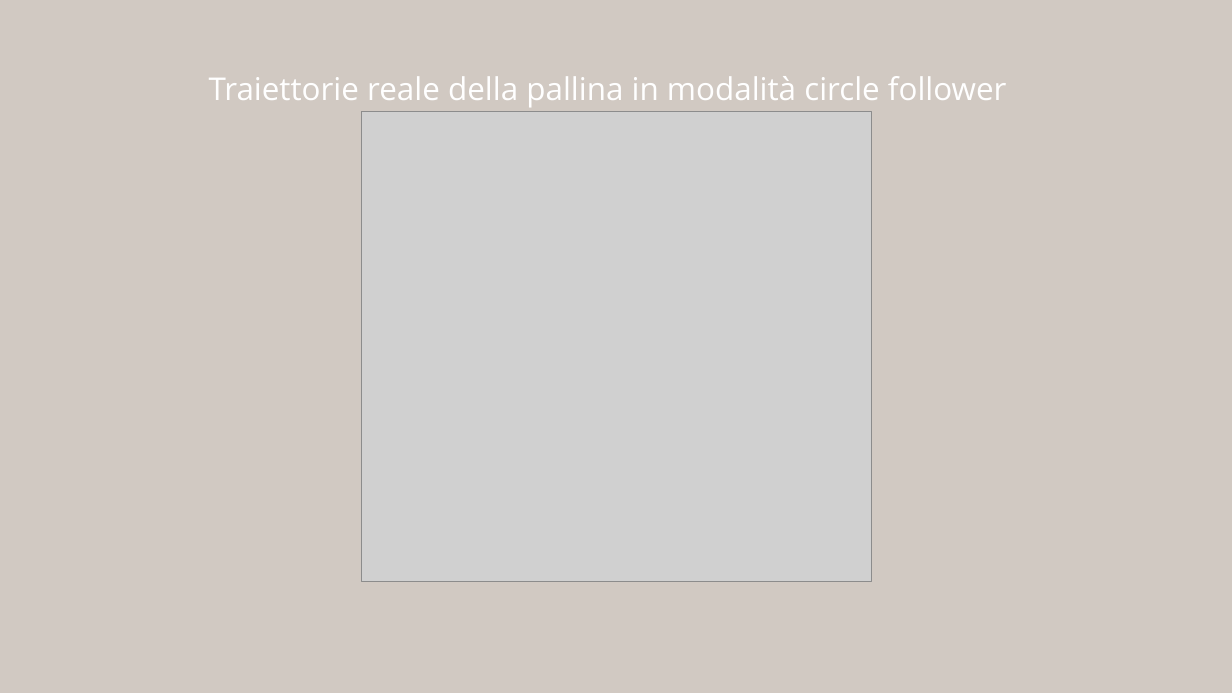
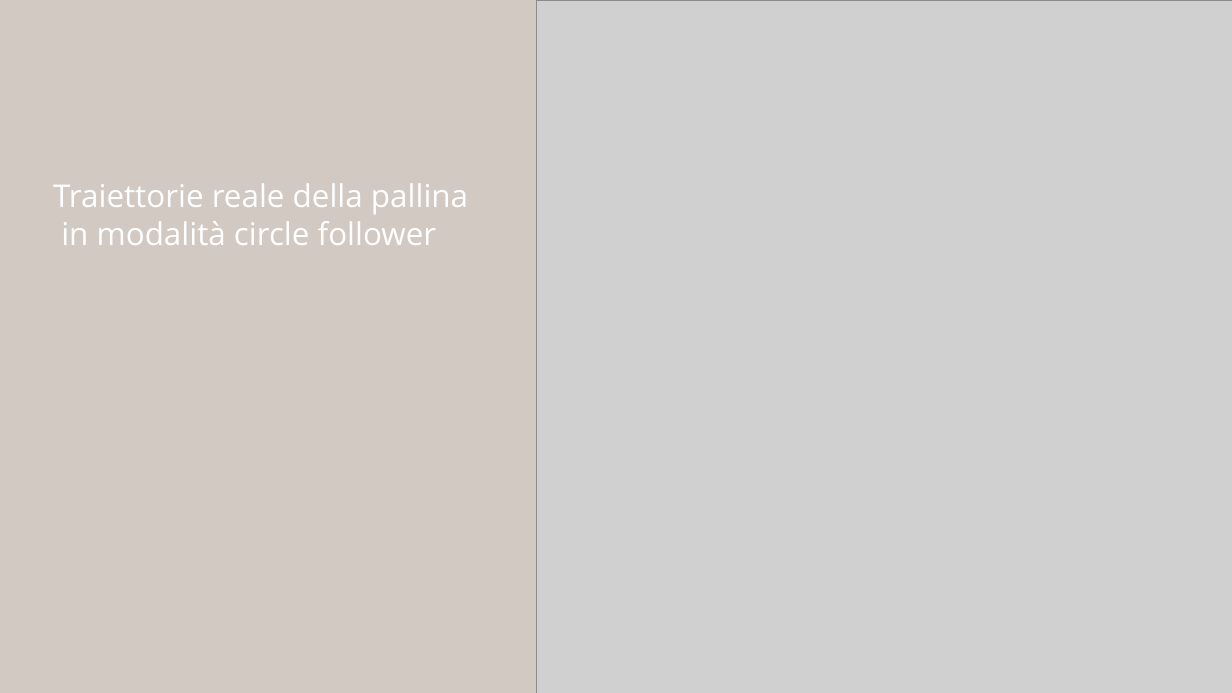
Before and after one commit to emanuelerota8/BallBalancer, a slide deck: slide 24 of Ball balancing project.pptx. Drawn at 1232x693 pixels with LibreOffice and Linux fonts; fonts in the diff are those of the drawing; grey boxes stand for pictures. Boxes give left, top, right and bottom in pixels: in the first picture for what was removed or moved away, otherwise in the second. Text is boxed around its words. In the diff, an @@ line names an element or a change of style, - is before the commit and + after.

Commit message:
Add presentation

```diff
--- a/Ball balancing project.pptx
+++ b/Ball balancing project.pptx
@@ picture: place and size @@
-picture at <box>361,111,871,582</box>
+picture at <box>537,0,1232,693</box>
@@ text at <box>53,183,468,245</box>: text changed @@
-Traiettorie reale della pallina in modalità circle follower
+Traiettorie reale della pallina
+in modalità circle follower
```
